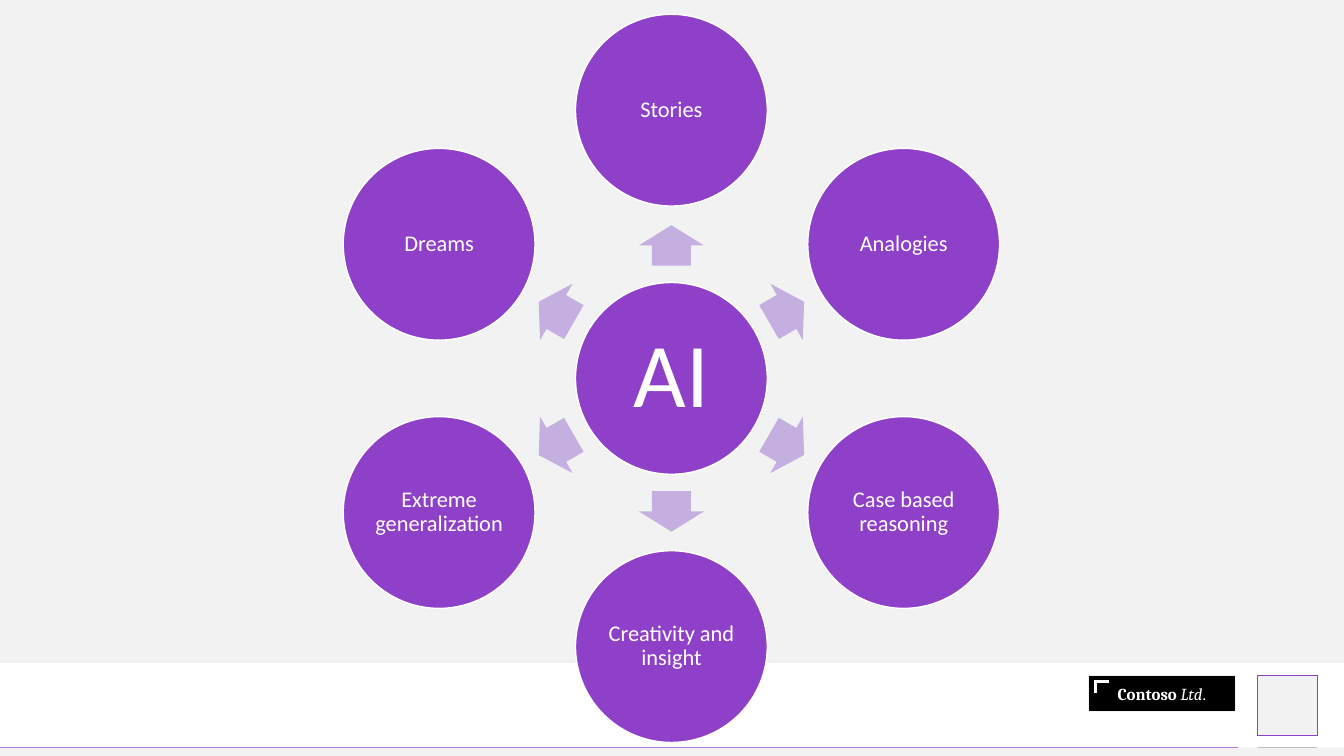
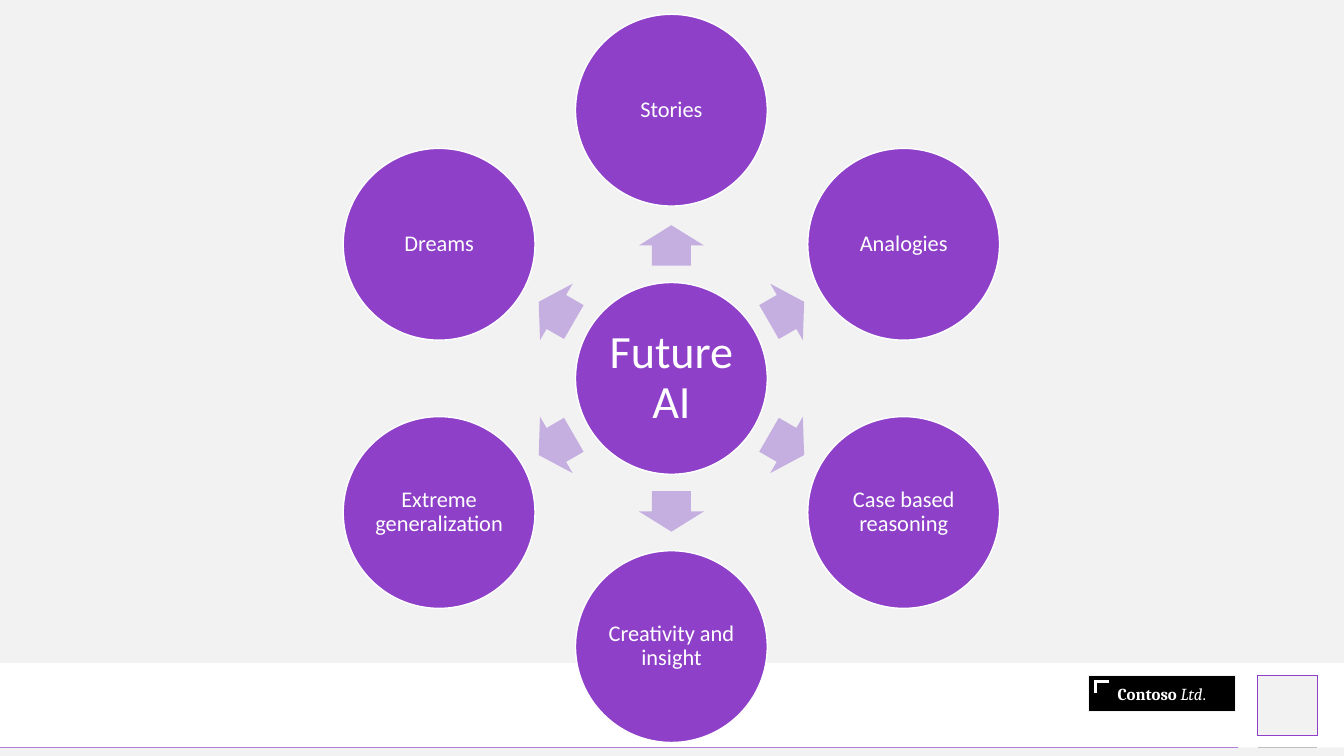
Before and after one commit to neelsoumya/special_topics_unconventional_AI, a slide deck: slide 2 of wrapup.pptx. Drawn at 1344x756 pixels with LibreOffice and Linux fonts; fonts in the diff are those of the drawing. Boxes give left, top, right and bottom in pixels: in the first picture for what was removed or moved away, otherwise in the second. Text is boxed around its words. In the diff, an @@ line names an element or a change of style, - is before the commit and + after.

```diff
--- a/wrapup.pptx
+++ b/wrapup.pptx
@@ text at <box>610,338,734,418</box>: text changed; size 65 to 33 pt @@
-AI
+Future AI
```
Also in this commit, not shown: 1 other file.
